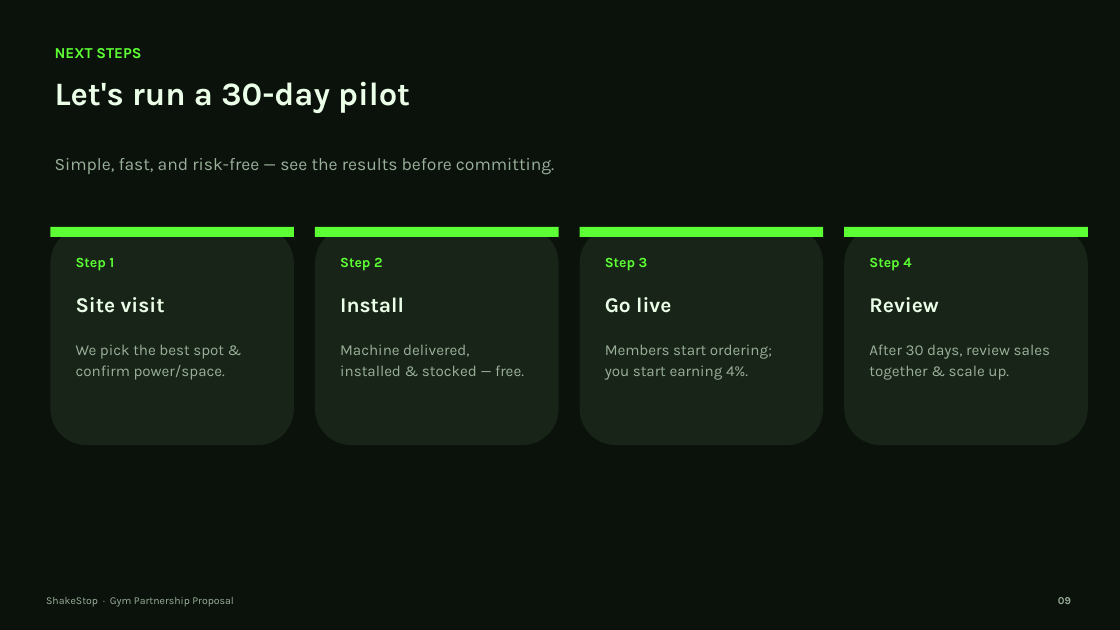
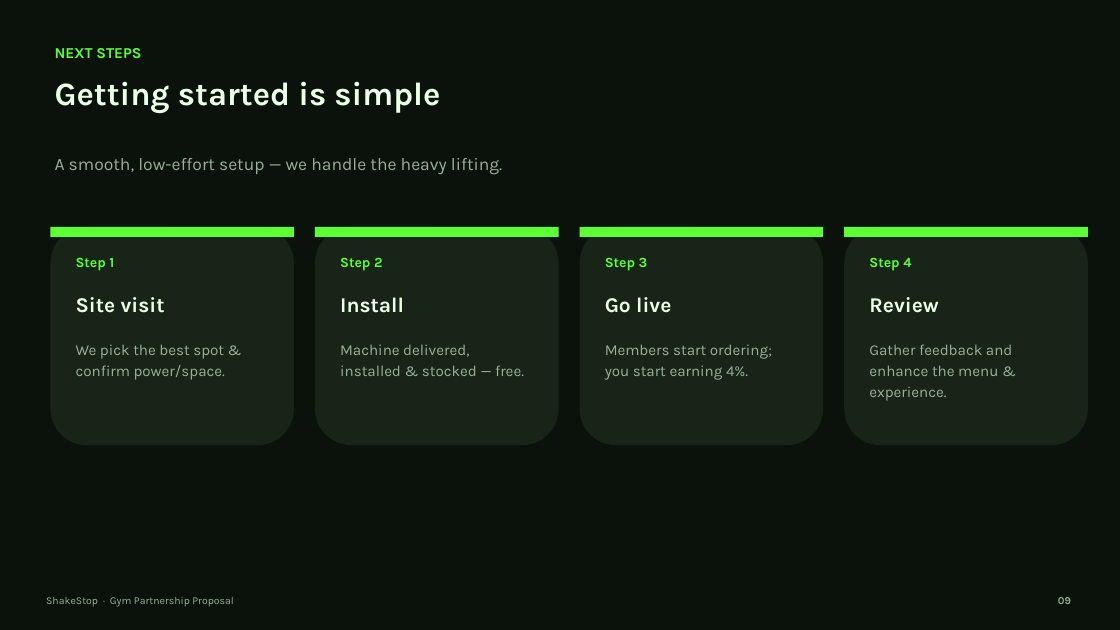
Before and after one commit to Arpitsing/shakestop, a slide deck: slide 9 of ShakeStop-Gym-Pitch.pptx. Drawn at 1120x630 pixels with LibreOffice and Linux fonts; fonts in the diff are those of the drawing. Boxes give left, top, right and bottom in pixels: in the first picture for what was removed or moved away, otherwise in the second. Text is boxed around its words. In the diff, an @@ line names an element or a change of style, - is before the commit and + after.

```diff
--- a/ShakeStop-Gym-Pitch.pptx
+++ b/ShakeStop-Gym-Pitch.pptx
@@ text at (x1=55, y1=81, x2=440, y2=113): text changed @@
-Let's run a 30-day pilot
+Getting started is simple
@@ text at (x1=55, y1=158, x2=502, y2=175): text changed @@
-Simple, fast, and risk-free — see the results before committing.
+A smooth, low-effort setup — we handle the heavy lifting.
@@ text at (x1=869, y1=344, x2=1012, y2=401): text changed @@
-After 30 days, review sales together & scale up.
+Gather feedback and enhance the menu & experience.
```
Also in this commit, not shown: 2 other files.
